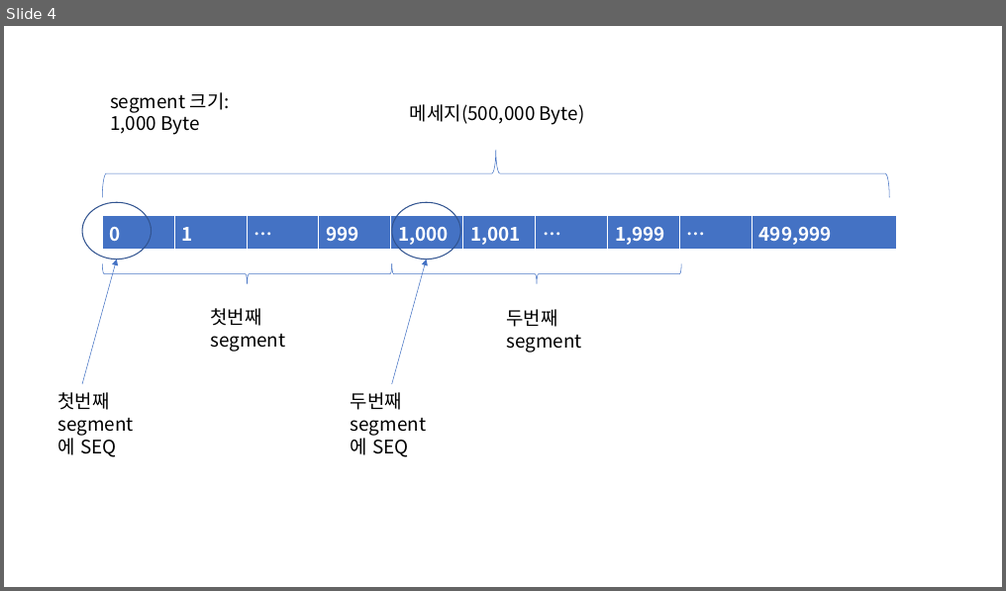
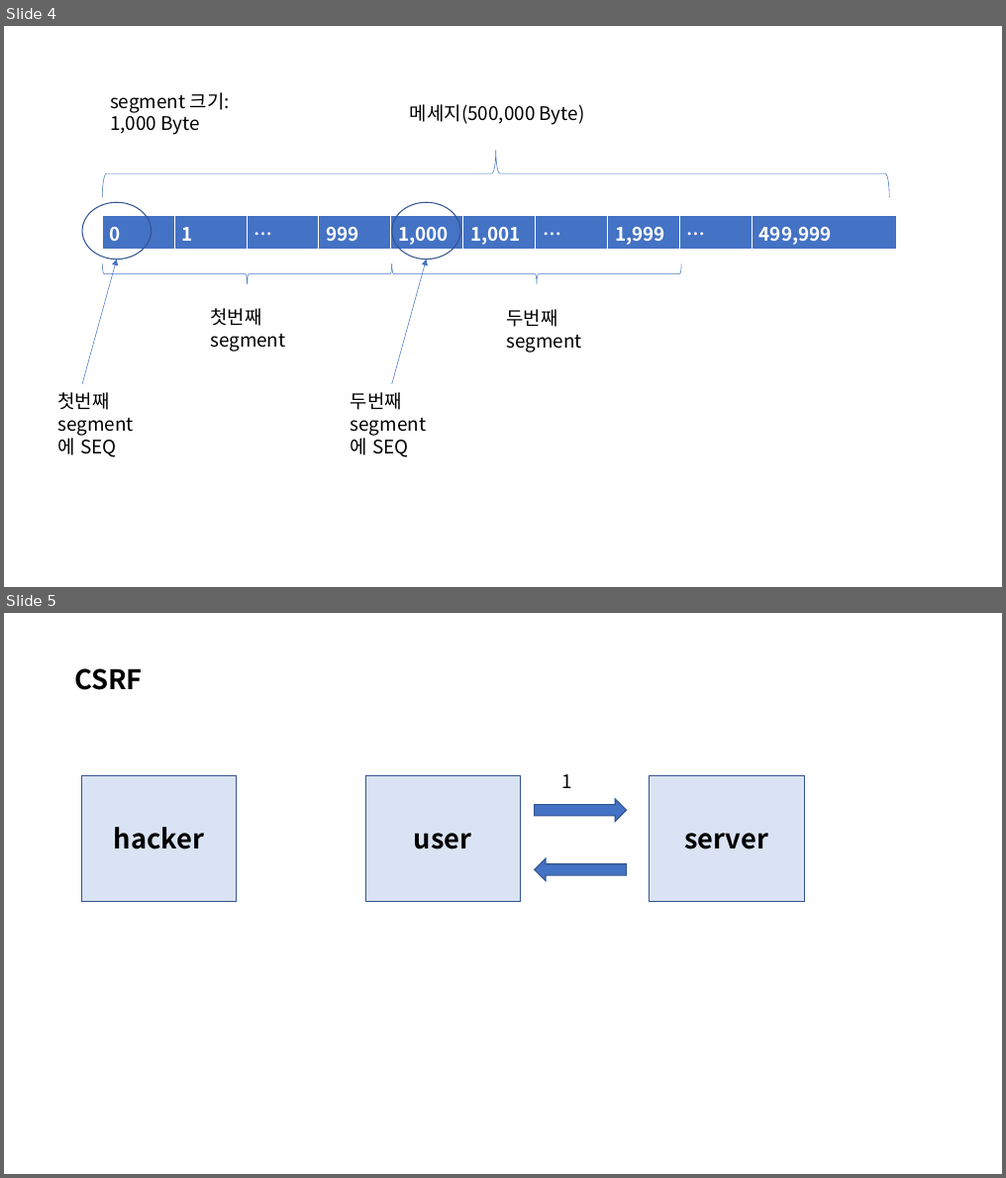
Before and after one commit to huiseung/Progamming-Digest, a slide deck: CS/image/CSPPT.pptx. Shown one above the other, each under a label of ours: slide 4 before the commit, slides 4 and 5 after it. The pictures are 1006x591 and 1006x1178 pixels, drawn with LibreOffice and Linux fonts; fonts in the diff are those of the drawing. Boxes give left, top, right and bottom in pixels: in the first picture for what was removed or moved away, otherwise in the second. Text is boxed around its words. In the diff, an @@ line names an element or a change of style, - is before the commit and + after.

```diff
--- a/CS/image/CSPPT.pptx
+++ b/CS/image/CSPPT.pptx
@@ slide 5 added at [4,613,1002,1174], background #FFFFFF @@
@@ text added at [74,668,143,690], 26 pt, text #000000, bold @@
+CSRF
@@ rectangle added at [81,775,236,902], fill #DAE3F3, outline #325491 1 pt, 26 pt, text #000000, bold @@
+hacker
@@ rectangle added at [365,775,521,902], fill #DAE3F3, outline #325491 1 pt, 26 pt, text #000000, bold @@
+user
@@ text added at [562,774,572,788], 18 pt, text #000000 @@
+1
@@ rectangle added at [649,775,804,902], fill #DAE3F3, outline #325491 1 pt, 26 pt, text #000000, bold @@
+server
@@ right arrow added at [535,799,627,822], fill #4472C4, outline #325491 1 pt @@
@@ right arrow added at [535,859,627,881], fill #4472C4, outline #325491 1 pt @@
```
Also in this commit, not shown: 6 other files.
